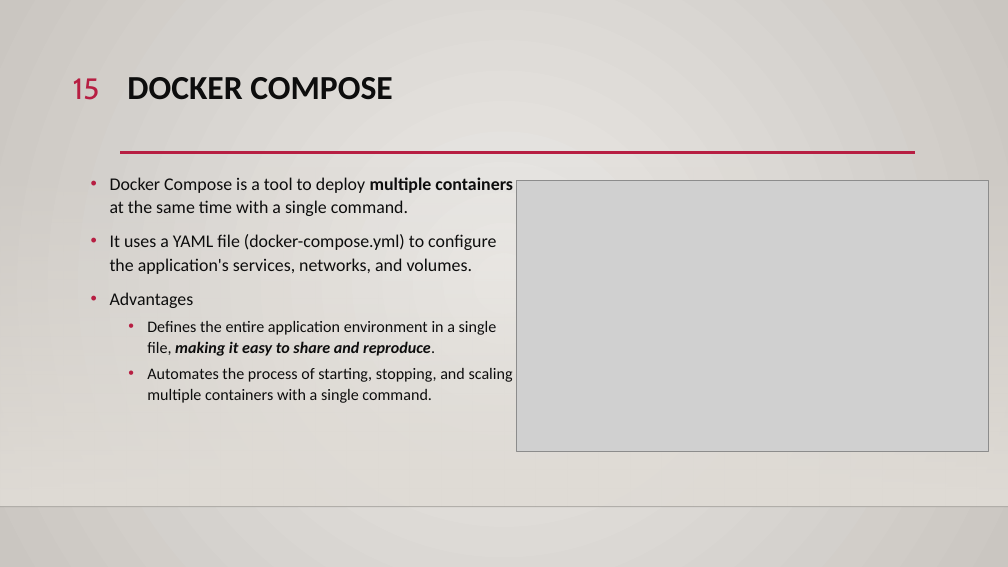
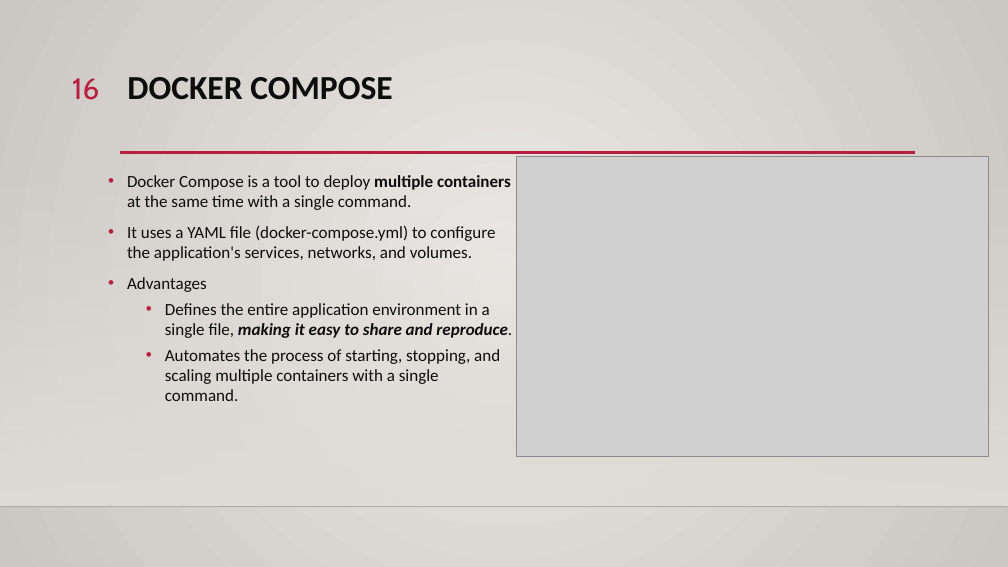
Before and after one commit to ddum-sutd/docker_workshop, a slide deck: slide 16 of Docker_workshop.pptx (slide 15 before the commit). Drawn at 1008x567 pixels with LibreOffice and Linux fonts; fonts in the diff are those of the drawing; grey boxes stand for pictures; background and template pictures are left out. Boxes give left, top, right and bottom in pixels: in the first picture for what was removed or moved away, otherwise in the second. Text is boxed around its words. In the diff, an @@ line names an element or a change of style, - is before the commit and + after.

Commit message:
updated slides moved python running slide

```diff
--- a/Docker_workshop.pptx
+++ b/Docker_workshop.pptx
@@ page number at <box>72,78,99,100</box>: text changed @@
-15
+16
@@ text "Docker Compose is a tool ...": place and size @@
-text "Docker Compose is a tool ..." at <box>110,177,513,403</box>
+text "Docker Compose is a tool ..." at <box>127,175,512,401</box>
@@ text "Docker Compose is a tool ..." at <box>127,175,512,401</box>: size 17 to 16.1 pt in "Docker Compose is a tool to deploy ...", "It uses a YAML file (docker-compose.yml) to ...", "Advantages"; size 15.3 to 16.1 pt in "Defines the entire application environment in a ...", "Automates the process of starting, stopping, and ..."; line spacing 1.1 to 1 @@
@@ picture: place and size @@
-picture at <box>517,180,989,451</box>
+picture at <box>517,157,989,457</box>
```
Also in this commit, not shown: 11 other slides changed, 1 slide added.
